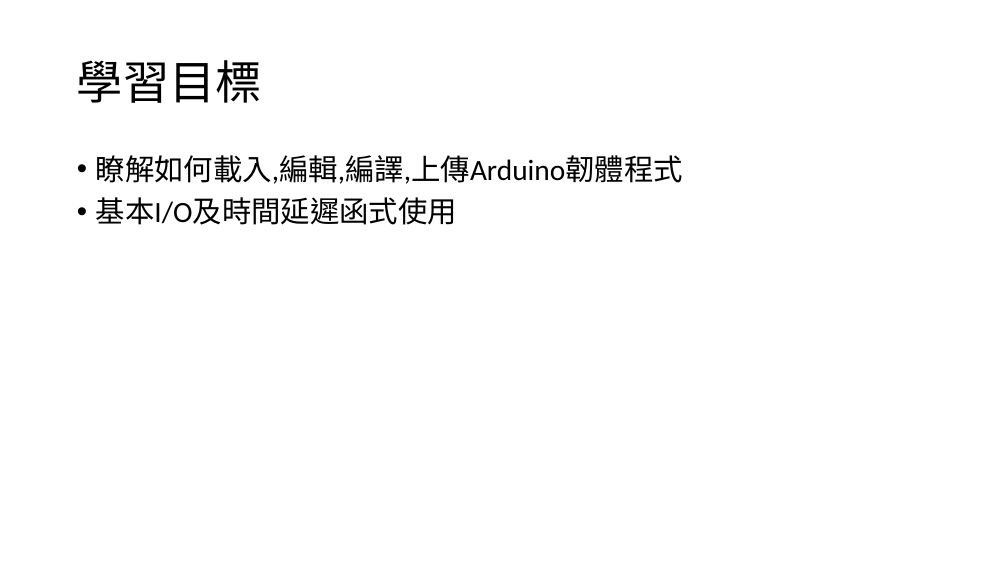
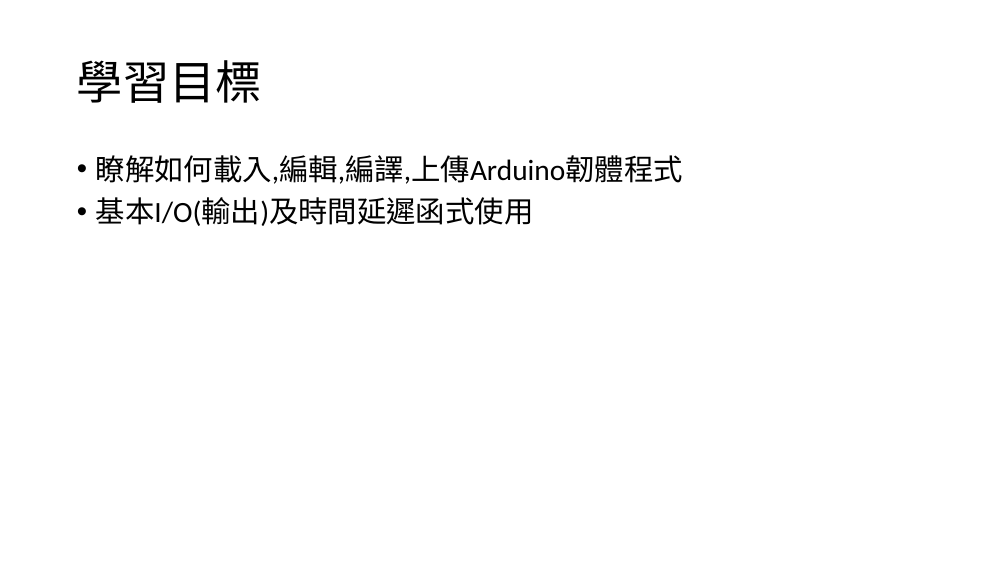
Before and after one commit to NAERSTEAM/EELAB, a slide deck: slide 2 of Lesson_20200701_0_ArduinoIDE101/Lesson_20200701_0_ArduinoIDE101.pptx. Drawn at 1008x567 pixels with LibreOffice and Linux fonts; fonts in the diff are those of the drawing. Boxes give left, top, right and bottom in pixels: in the first picture for what was removed or moved away, otherwise in the second. Text is boxed around its words. In the diff, an @@ line names an element or a change of style, - is before the commit and + after.

```diff
--- a/Lesson_20200701_0_ArduinoIDE101/Lesson_20200701_0_ArduinoIDE101.pptx
+++ b/Lesson_20200701_0_ArduinoIDE101/Lesson_20200701_0_ArduinoIDE101.pptx
@@ text at (96,197,534,226): text changed @@
-• 基本I/O及時間延遲函式使用
+• 基本I/O(輸出)及時間延遲函式使用
```
Also in this commit, not shown: 2 other slides changed, 2 other files.
